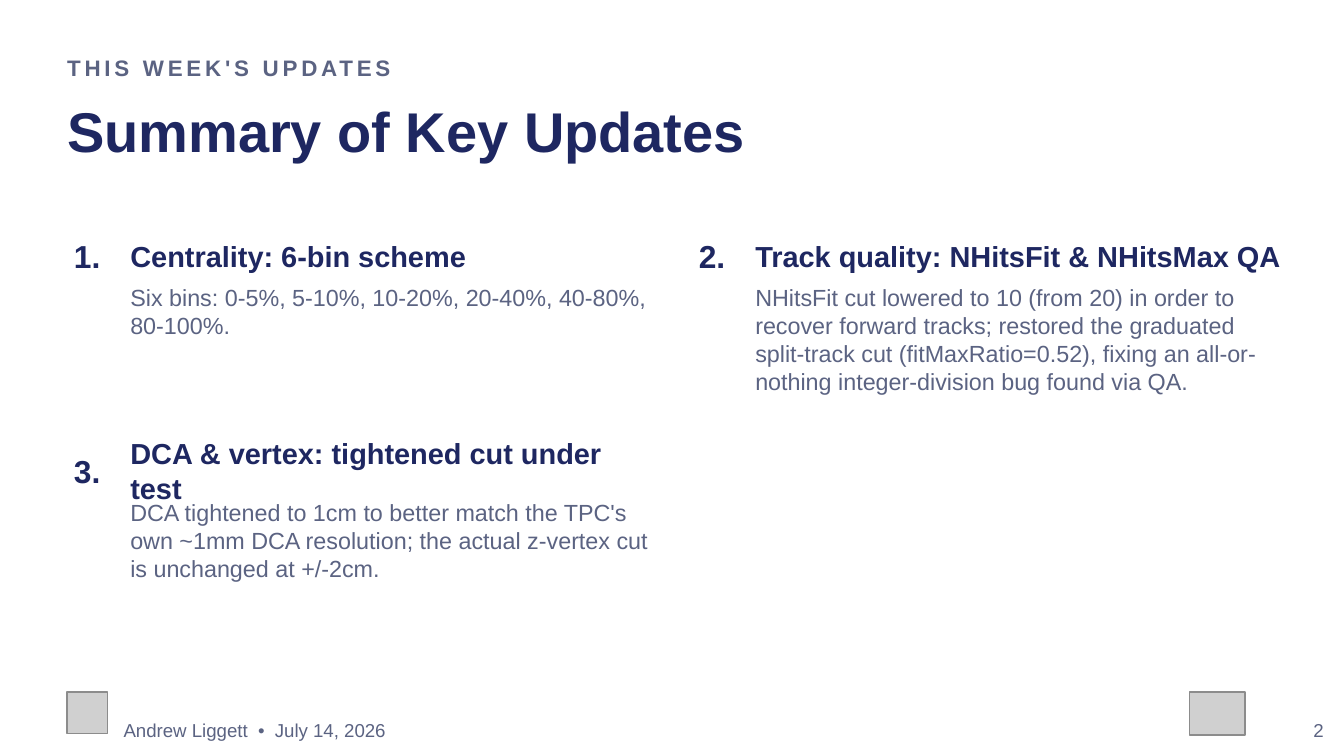
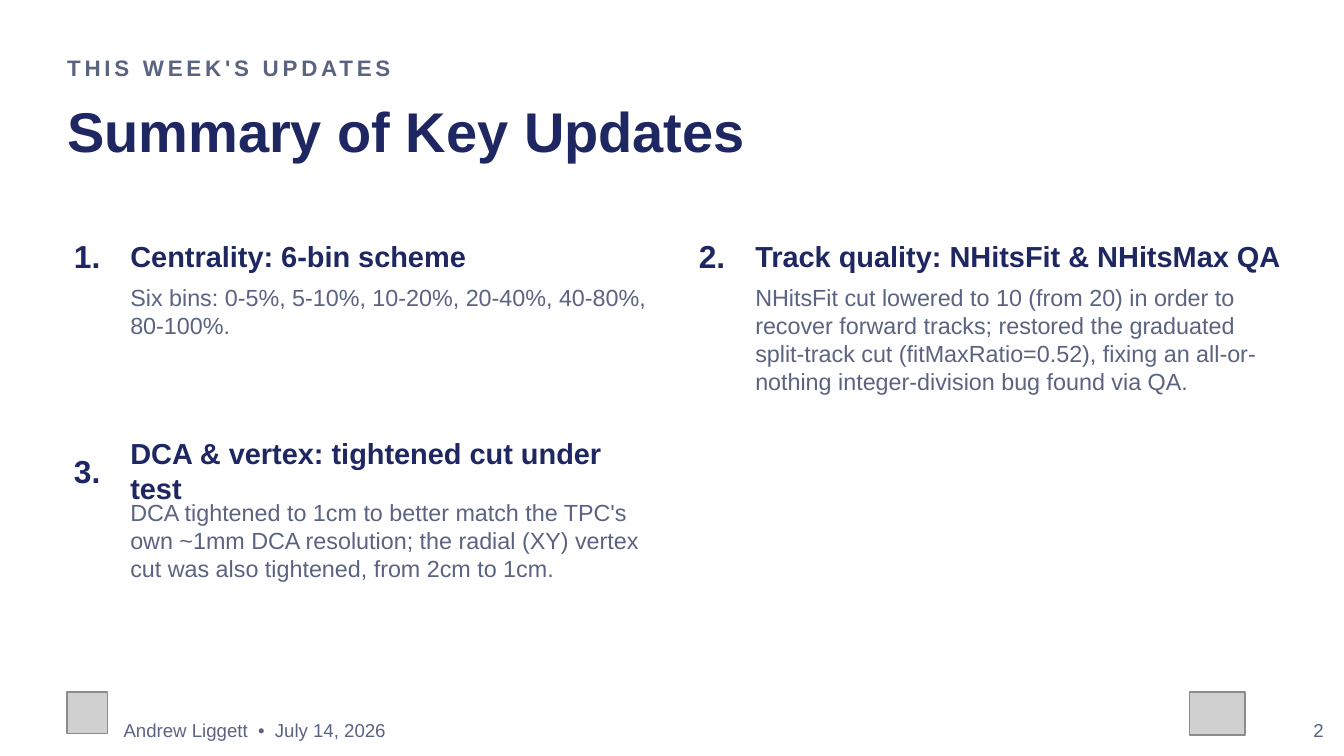
Before and after one commit to liggett2820/lightflavorspectra_OO200, a slide deck: slide 2 of docs/OO200_Spectra_Status_Update.pptx. Drawn at 1344x756 pixels with LibreOffice and Linux fonts; fonts in the diff are those of the drawing; grey boxes stand for pictures. Boxes give left, top, right and bottom in pixels: in the first picture for what was removed or moved away, otherwise in the second. Text is boxed around its words. In the diff, an @@ line names an element or a change of style, - is before the commit and + after.

Commit message:
Swap z-vertex mention for the radial (XY) vertex cut change (2cm -> 1cm) in DCA bullet

```diff
--- a/docs/OO200_Spectra_Status_Update.pptx
+++ b/docs/OO200_Spectra_Status_Update.pptx
@@ text at (130, 504, 638, 582): text changed @@
-DCA tightened to 1cm to better match the TPC's own ~1mm DCA resolution; the actual z-vertex cut is unchanged at +/-2cm.
+DCA tightened to 1cm to better match the TPC's own ~1mm DCA resolution; the radial (XY) vertex cut was also tightened, from 2cm to 1cm.
```
